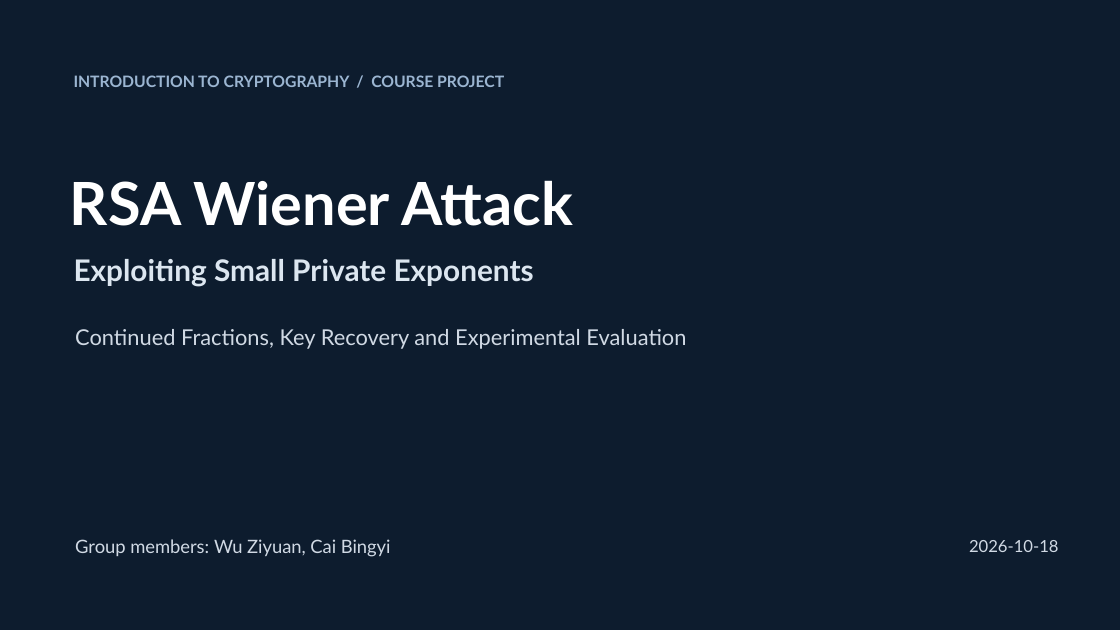
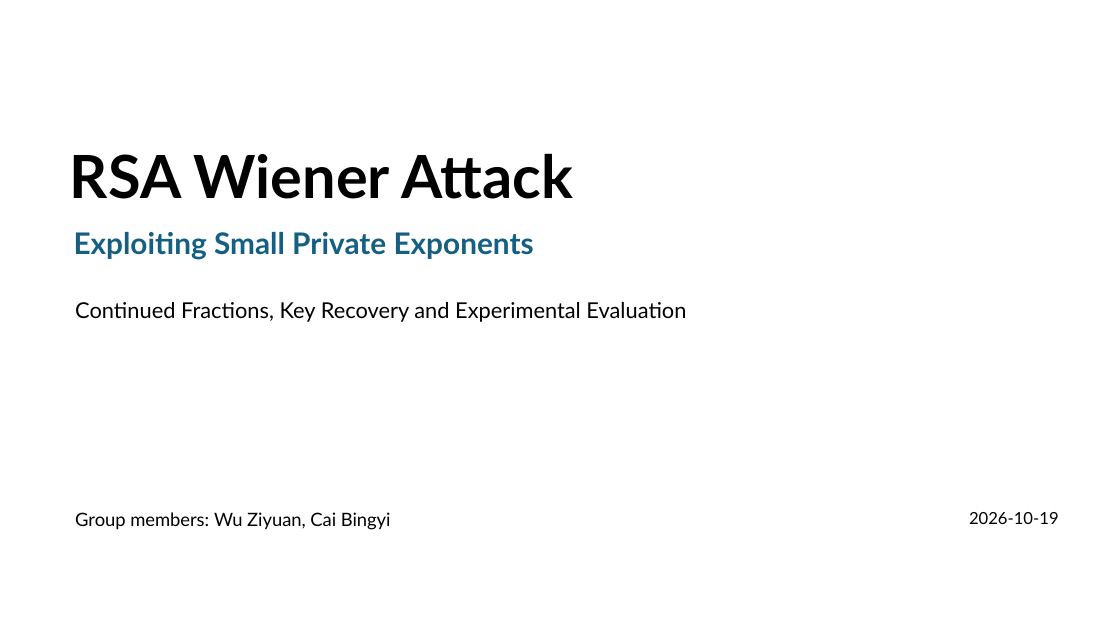
Before and after one commit to GeraltWu/RSA-Wiener-attack, a slide deck: slide 1 of docs/RSA_Wiener_Attack_EN.pptx. Drawn at 1120x630 pixels with LibreOffice and Linux fonts; fonts in the diff are those of the drawing. Boxes give left, top, right and bottom in pixels: in the first picture for what was removed or moved away, otherwise in the second. Text is boxed around its words. In the diff, an @@ line names an element or a change of style, - is before the commit and + after.

```diff
--- a/docs/RSA_Wiener_Attack_EN.pptx
+++ b/docs/RSA_Wiener_Attack_EN.pptx
@@ background #0D1C2E to #FFFFFF @@
@@ text removed at (x1=74, y1=75, x2=504, y2=87) @@
-INTRODUCTION TO CRYPTOGRAPHY / COURSE PROJECT
@@ text "RSA Wiener Attack" at (x1=70, y1=153, x2=573, y2=199): text colour #FFFFFF to #000000 @@
@@ text "Exploiting Small Private Exponents" at (x1=74, y1=232, x2=534, y2=260): text colour #DCE6F0 to #156082 @@
@@ 3 texts moved together from (x1=70, y1=180, x2=686, y2=349) to (x1=70, y1=153, x2=686, y2=322) @@
@@ text "Continued Fractions, Key Recovery and ..." at (x1=75, y1=302, x2=686, y2=322): text colour #D0D9E4 to #000000 @@
@@ text "Group members: Wu Ziyuan, Cai ..." at (x1=75, y1=512, x2=391, y2=530): text colour #D0D9E4 to #000000 @@
@@ text "Group members: Wu Ziyuan, Cai ..." moved from (x1=75, y1=539, x2=391, y2=557) to (x1=75, y1=512, x2=391, y2=530) @@
@@ text at (x1=969, y1=512, x2=1059, y2=524): text changed; text colour #D0D9E4 to #000000 @@
-2026-10-18
+2026-10-19
```
Also in this commit, not shown: 1 other file.
